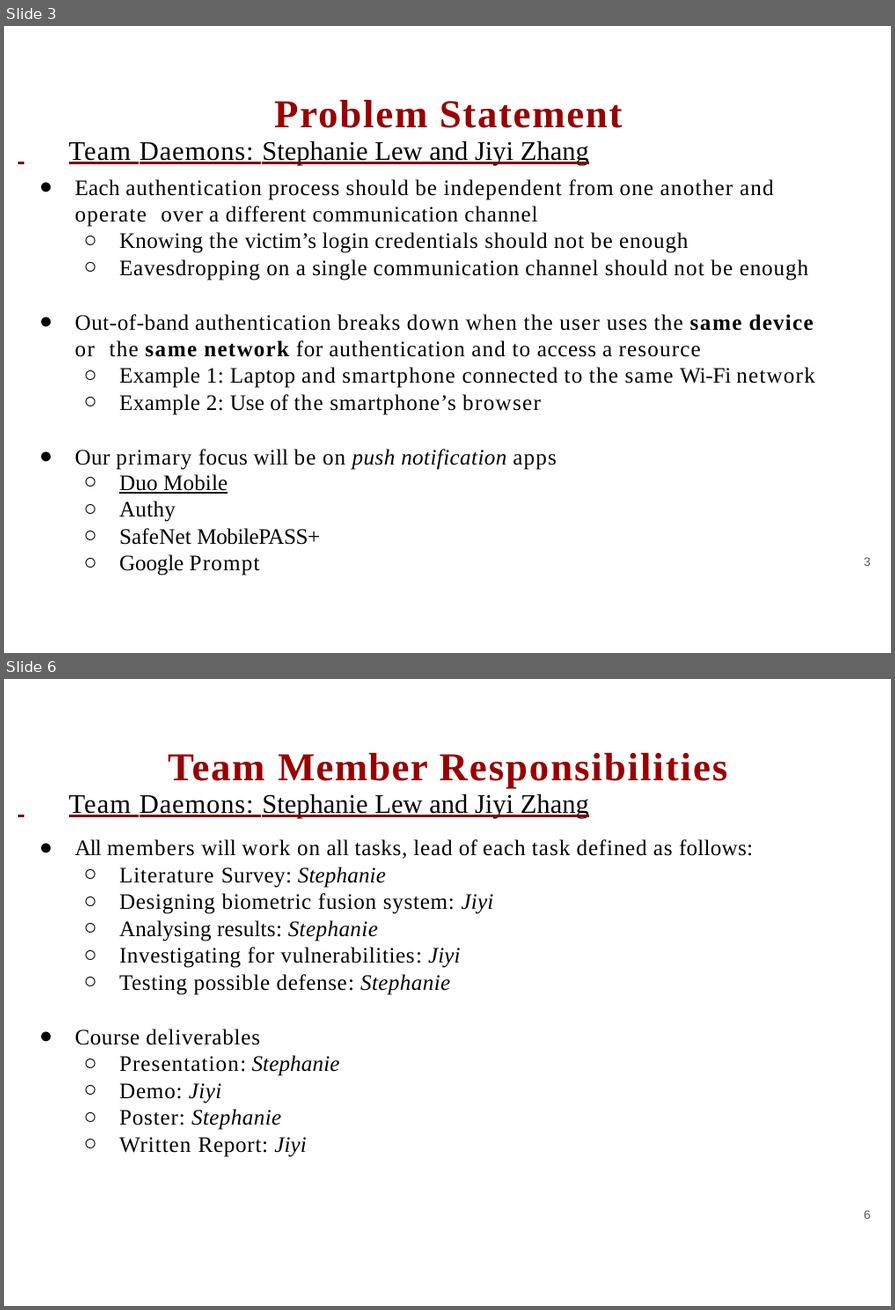
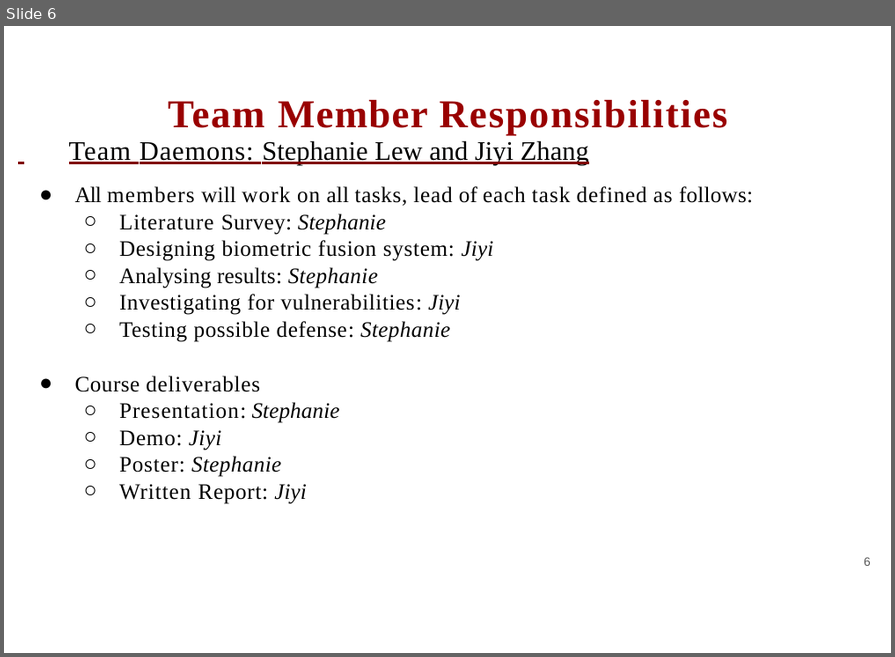
Before and after one commit to slewyh/iot-sec, a slide deck: docs/sow_slides.pptx. Shown one above the other, each under a label of ours: slides 3 and 6 before the commit, slide 6 after it; the slides between them are not shown. The pictures are 895x1310 and 895x657 pixels, drawn with LibreOffice and Linux fonts; fonts in the diff are those of the drawing; background and template pictures are left out. Boxes give left, top, right and bottom in pixels: in the first picture for what was removed or moved away, otherwise in the second. Text is boxed around its words. In the diff, an @@ line names an element or a change of style, - is before the commit and + after.

```diff
--- a/docs/sow_slides.pptx
+++ b/docs/sow_slides.pptx
@@ slide 3 removed at box(4, 26, 891, 653), background #FFFFFF @@
@@ title removed at box(274, 100, 623, 128) @@
-Problem Statement
@@ text removed at box(69, 140, 814, 470) @@
-Team Daemons: Stephanie Lew and Jiyi Zhang
-● Each authentication process should be independent from one another and operate over a different communication channel
-  ○ Knowing the victim’s login credentials should not be enough
-  ○ Eavesdropping on a single communication channel should not be enough
-● Out-of-band authentication breaks down when the user uses the same device or the same network for authentication and to access a resource
-  ○ Example 1: Laptop and smartphone connected to the same Wi-Fi network
-  ○ Example 2: Use of the smartphone’s browser
-● Our primary focus will be on push notification apps
@@ text removed at box(119, 474, 320, 575) @@
-○ Duo Mobile
-○ Authy
-○ SafeNet MobilePASS+
-○ Google Prompt
@@ text removed at box(864, 557, 871, 565) @@
-3
```
Also in this commit, not shown: 3 slides changed, 4 slides added, 3 other slides removed.
